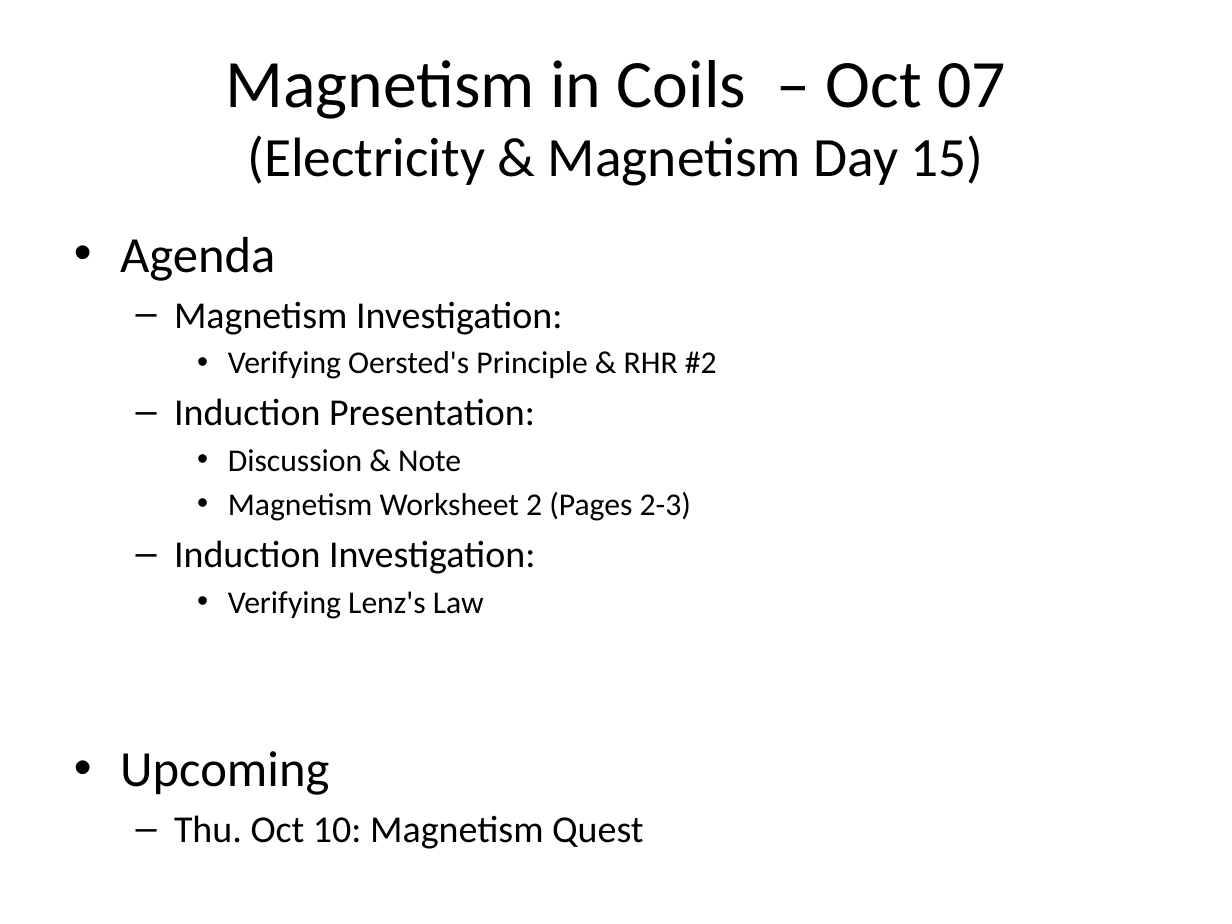
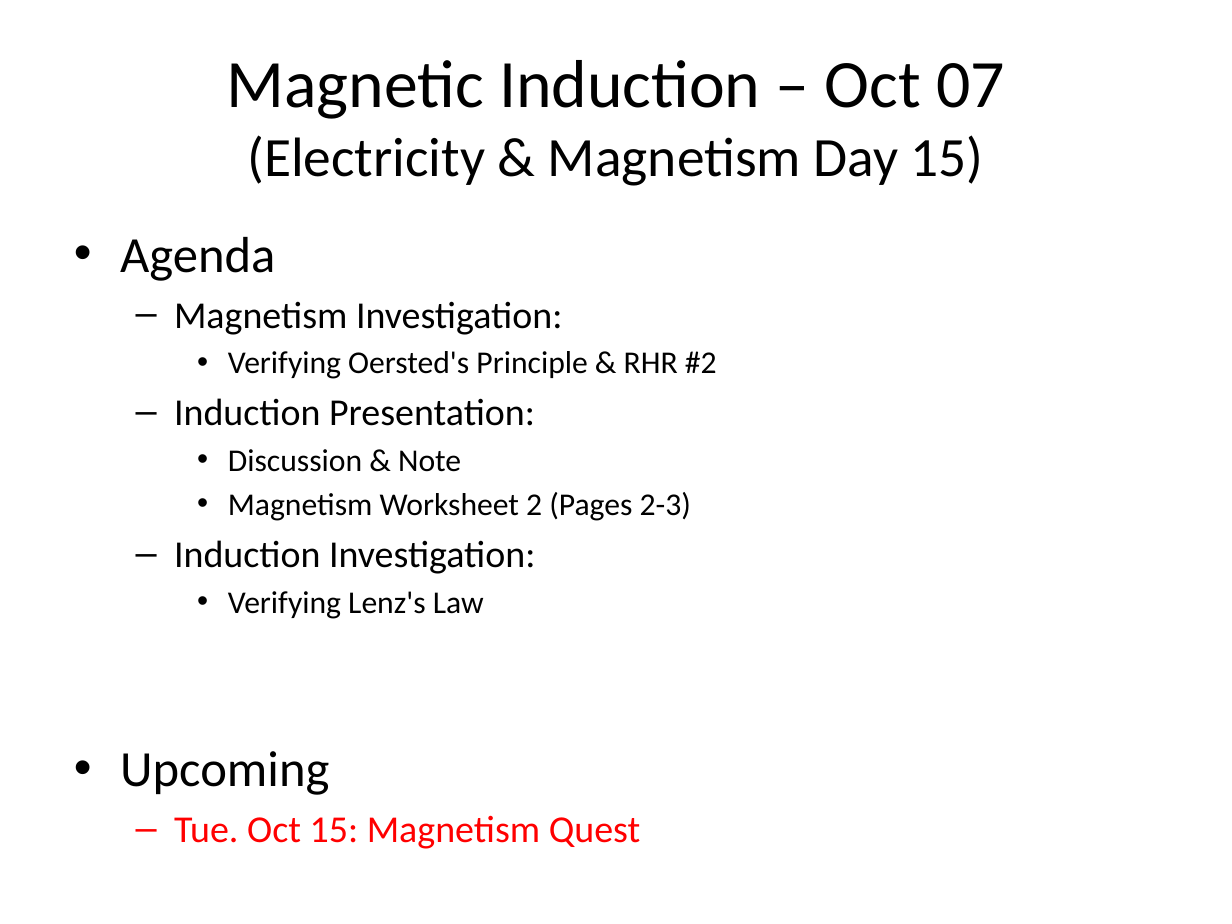
Before and after one commit to Greg5519/SPH3U0, a slide deck: slide 1 of Daily Agendas/Day6.1_MagnetismInduction.pptx. Drawn at 1232x924 pixels with LibreOffice and Linux fonts; fonts in the diff are those of the drawing. Boxes give left, top, right and bottom in pixels: in the first picture for what was removed or moved away, otherwise in the second. Text is boxed around its words. In the diff, an @@ line names an element or a change of style, - is before the commit and + after.

```diff
--- a/Daily Agendas/Day6.1_MagnetismInduction.pptx
+++ b/Daily Agendas/Day6.1_MagnetismInduction.pptx
@@ title at box(226, 60, 1005, 186): text changed @@
-Magnetism in Coils – Oct 07
-(Electricity & Magnetism Day 15)
+Magnetic Induction – Oct 07
+(Electricity & Magnetism Day 15)
@@ text at box(174, 817, 359, 843): text changed; text colour #000000 to #FF0000 @@
-  – Thu. Oct 10: Magnetism Quest
+  – Tue. Oct 15: Magnetism Quest
```
Also in this commit, not shown: 2 other files.
